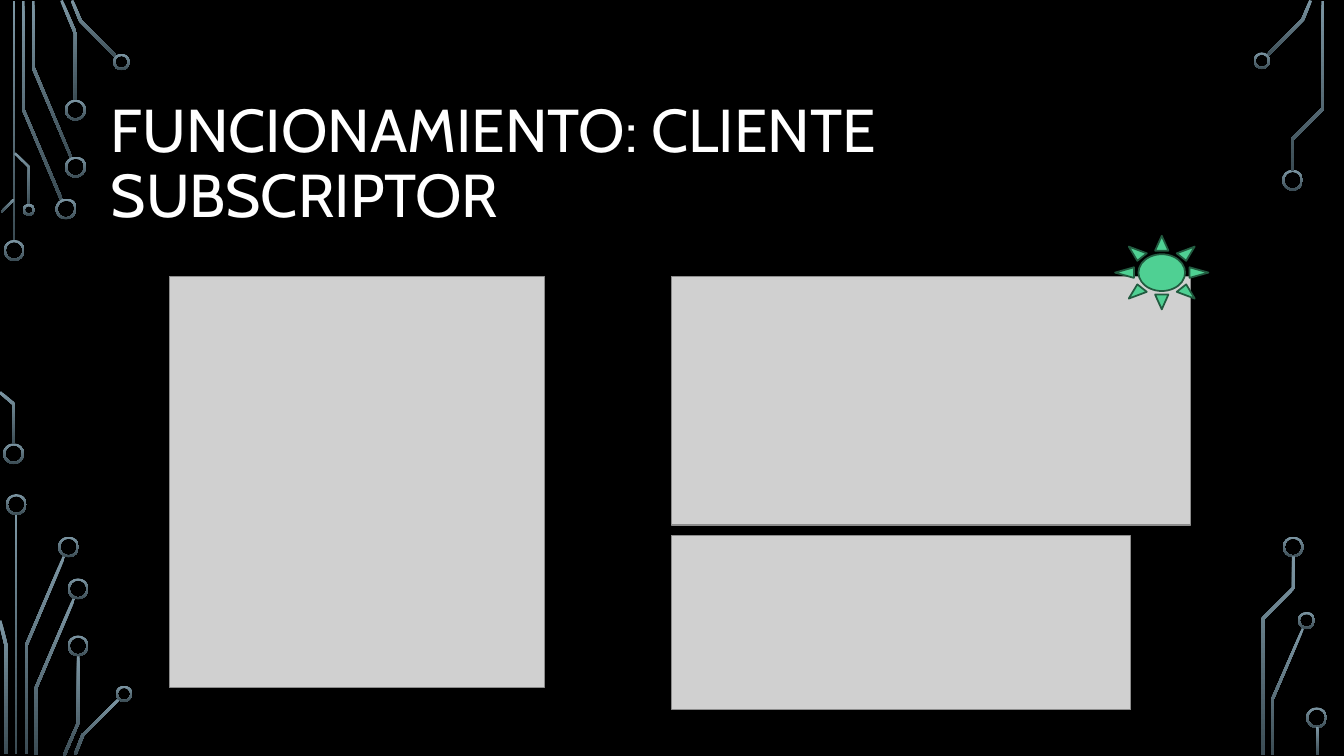
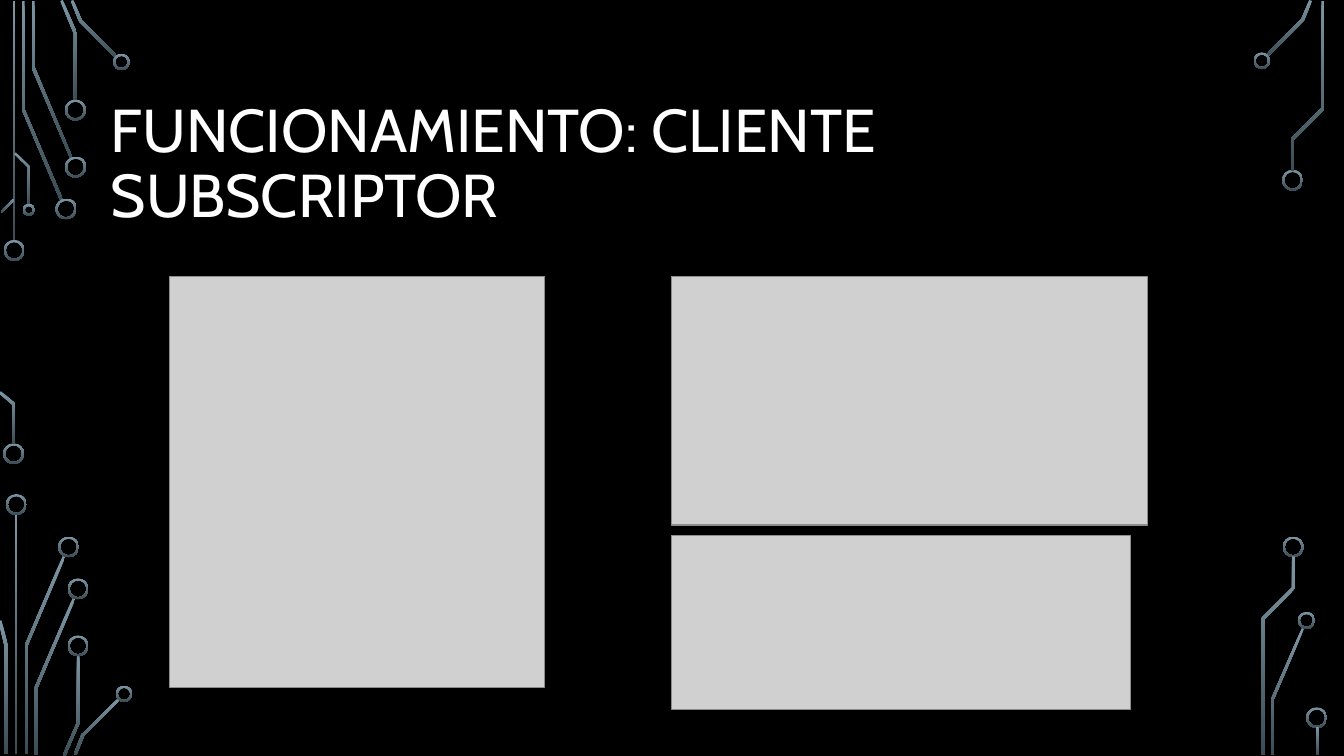
Before and after one commit to ManelDiaz/Reto_Envio, a slide deck: slide 6 of RETO 2 Envío de datos.pptx. Drawn at 1344x756 pixels with LibreOffice and Linux fonts; fonts in the diff are those of the drawing; grey boxes stand for pictures; background and template pictures are left out. Boxes give left, top, right and bottom in pixels: in the first picture for what was removed or moved away, otherwise in the second. Text is boxed around its words. In the diff, an @@ line names an element or a change of style, - is before the commit and + after.

```diff
--- a/RETO 2 Envío de datos.pptx
+++ b/RETO 2 Envío de datos.pptx
@@ sun removed at (x1=1115, y1=236, x2=1209, y2=310) @@
@@ picture resized from (x1=673, y1=276, x2=1191, y2=525) to (x1=673, y1=276, x2=1148, y2=525) @@
```
Also in this commit, not shown: 1 other slide changed.
